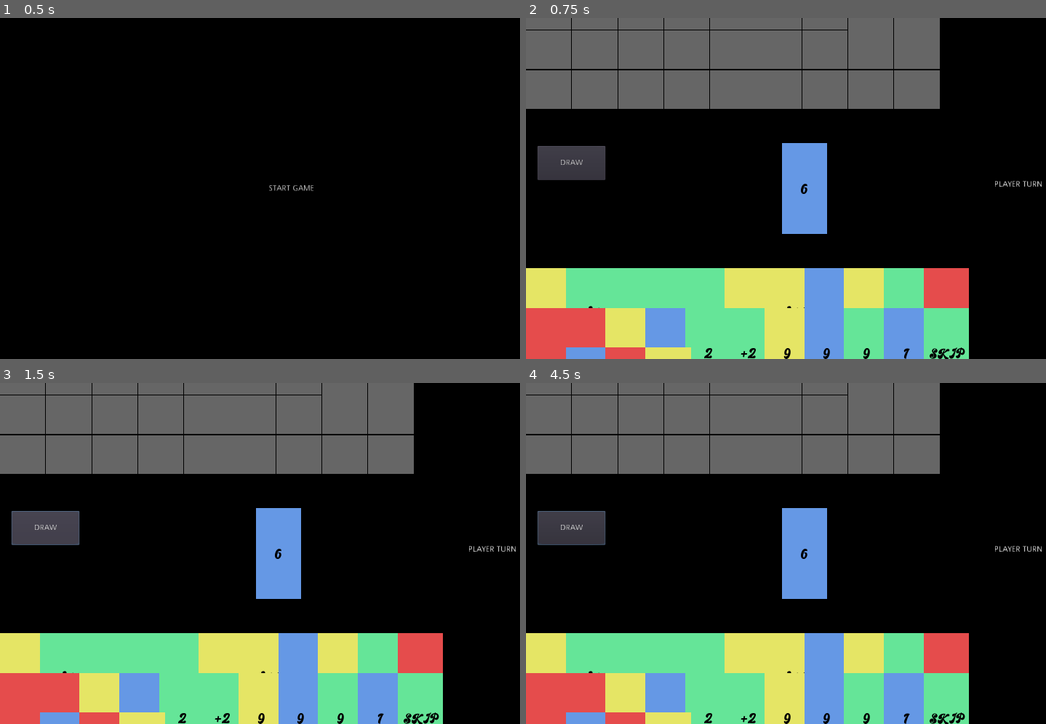
Above: before the commit, frames 1-4 (two rows, left to right).
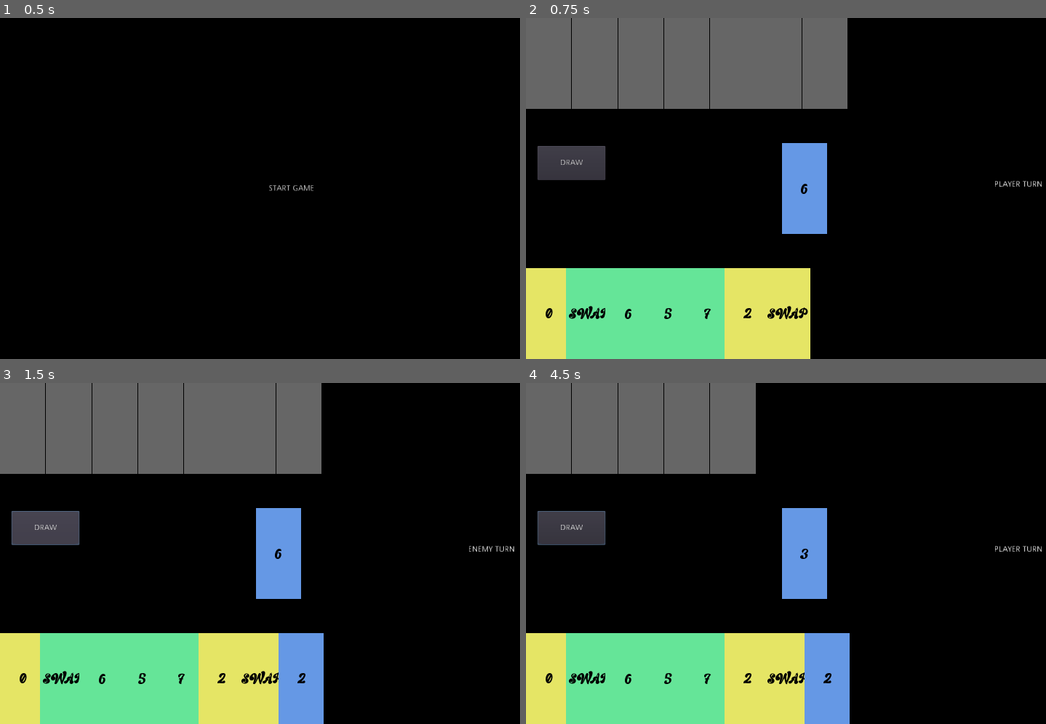
Above: after the commit, the same moments.

Repository: JoanGTSQ/godot_prueba
Game: Godot game, scene res://scenes/MainScene.tscn
Two runs of this game, one before a commit and one after it. Both use one fixed random seed, a clock stepped at 60 frames per second and the inputs below.
Inputs (mouse positions are in pixels of both pictures, inside the frame that each line leads up to):
- Up to frame 1 (0.5 s): no input
- Up to frame 2 (0.75 s): click "START GAME" at 0.5 s
- Up to frame 3 (1.5 s): click "DRAW" at 1.25 s
- Up to frame 4 (4.5 s): click "DRAW" at 2 s; click "DRAW" at 2.75 s; tap Enter (ui_accept) at 3.5, 3.77, 4.25 s; move the mouse to (947, 536) at 3.52 s; click (947, 536) at 3.67 s; move the mouse to (702, 570) at 4.27 s; click (702, 570) at 4.42 s

Frame 1 is identical in both runs. In frame 2, 19% of the frame differs, in the area x 0-86%, y 0-100%; in frame 3, 17%; in frame 4, 22%.

Commit message:
restore inital cards

Diff:
--- a/scripts/EnemyDeck.gd
+++ b/scripts/EnemyDeck.gd
@@ -23,7 +23,7 @@
 # If a card is going to overflow horizontally, it moves to the next row.
 func reposition_cards() -> void:
 	var card_count: int = _container.get_child_count()
-	var screen_width: int = get_viewport().size.x  # Screen width in Godot 3.6
+	var screen_width: float = get_viewport().size.x  # Screen width in Godot 3.6
 
 
 	var row: int = 0  # Current row index
--- a/scripts/GameManager.gd
+++ b/scripts/GameManager.gd
@@ -2,7 +2,7 @@
 
 enum PLAYER_TURN { PLAYER, ENEMY }
 
-const INITIAL_HAND_SIZE : int = 40
+const INITIAL_HAND_SIZE : int = 7
 const ENEMY_WAIT_TIME : float = 1.5
 
 # Signals for game events
--- a/scripts/PlayerDeck.gd
+++ b/scripts/PlayerDeck.gd
@@ -24,7 +24,7 @@
 func reposition_cards() -> void:
 	var card_count : int = _container.get_child_count()
 	var offset : int = CARD_OFFSET
-	var screen_width : int = get_viewport().size.x  # Screen width in Godot 3.6
+	var screen_width : float = get_viewport().size.x  # Screen width in Godot 3.6
 
 	# If there are 7 or more cards, use a smaller offset
 	if card_count >= 7:
